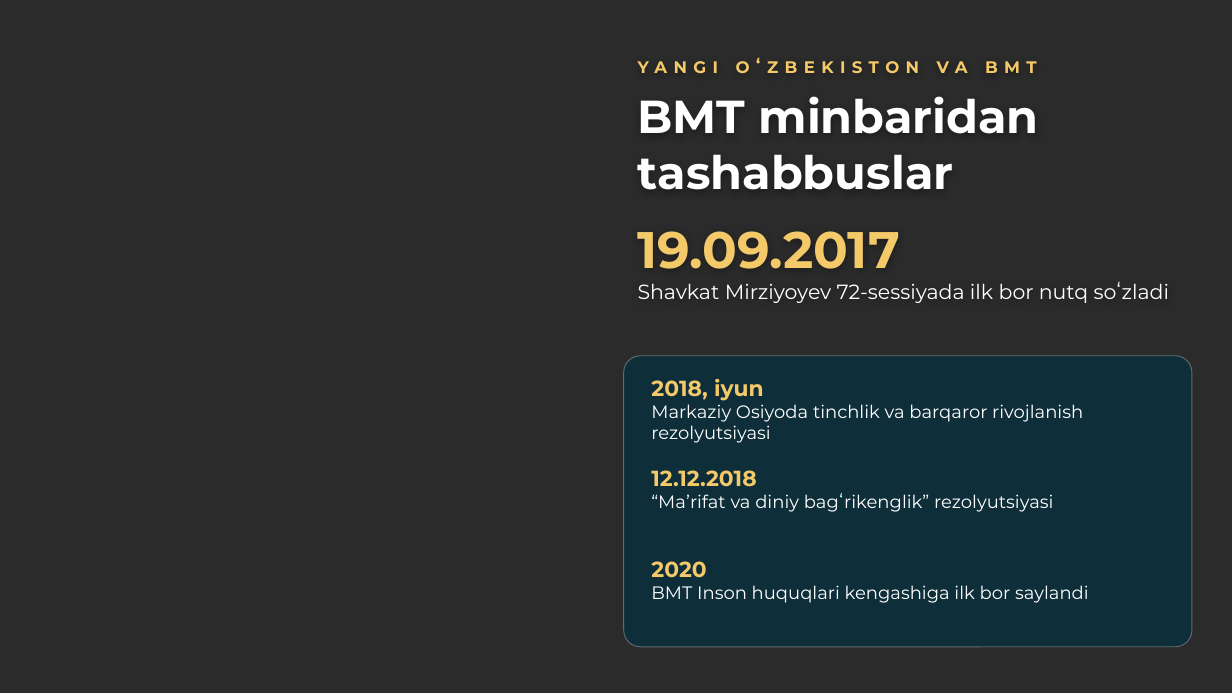
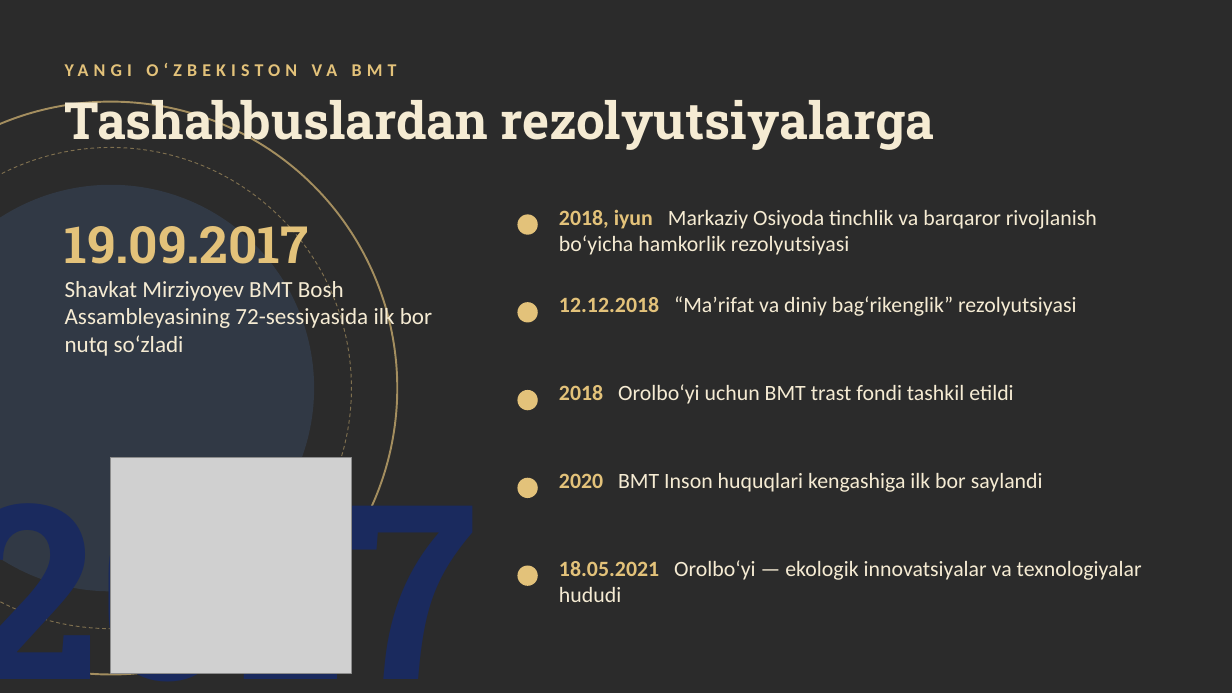
Before and after one commit to mmuhammadovv/mustaqil_ish_ay, a slide deck: slide 7 of alohida/BMT_himoya.pptx. Drawn at 1232x693 pixels with LibreOffice and Linux fonts; fonts in the diff are those of the drawing; grey boxes stand for pictures; background and template pictures are left out; a plain dark background stands for a picture behind light text. Boxes give left, top, right and bottom in pixels: in the first picture for what was removed or moved away, otherwise in the second. Text is boxed around its words. In the diff, an @@ line names an element or a change of style, - is before the commit and + after.

```diff
--- a/alohida/BMT_himoya.pptx
+++ b/alohida/BMT_himoya.pptx
@@ text "YANGI OʻZBEKISTON VA BMT": place and size @@
-text "YANGI OʻZBEKISTON VA BMT" at box(638, 57, 1037, 73)
+text "YANGI OʻZBEKISTON VA BMT" at box(312, 64, 338, 76)
@@ text "YANGI OʻZBEKISTON VA BMT" at box(312, 64, 338, 76): size 13 to 14 pt, font Montserrat to Calibri, text colour #F3C969 to #E3C27A, letter spacing 5 to 4 pt @@
@@ ellipse added at box(0, 102, 397, 675), outline #E3C27A 1.5 pt @@
@@ text added at box(65, 100, 934, 151), 40 pt, text #F5EBD3, bold @@
+Tashabbuslardan rezolyutsiyalarga
@@ text removed at box(638, 96, 1039, 190) @@
-BMT minbaridan tashabbuslar
@@ ellipse added at box(0, 148, 352, 629), outline #E3C27A 0.75 pt dashed @@
@@ ellipse added at box(0, 185, 314, 592), fill #5B92E5 at 14% opacity @@
@@ text at box(559, 209, 1097, 255): text changed; size 14 to 17 pt; font Montserrat to Calibri; text colour #FFFFFF to #F5EBD3 @@
-2018, iyun
-Markaziy Osiyoda tinchlik va barqaror rivojlanish rezolyutsiyasi
+2018, iyun Markaziy Osiyoda tinchlik va barqaror rivojlanish boʻyicha hamkorlik rezolyutsiyasi
@@ text at box(65, 216, 308, 264): font Montserrat to Roboto Slab, text colour #F3C969 to #E3C27A in "19.09.2017" @@
@@ text "19.09.2017": place and size @@
-text "19.09.2017" at box(638, 231, 1169, 303)
+text "19.09.2017" at box(65, 216, 432, 356)
@@ ellipse added at box(518, 214, 538, 235), fill #E3C27A @@
@@ text at box(65, 278, 432, 356): text changed; size 16 to 18 pt; font Montserrat to Calibri; text colour #FFFFFF to #F5EBD3 @@
-Shavkat Mirziyoyev 72-sessiyada ilk bor nutq soʻzladi
+Shavkat Mirziyoyev BMT Bosh Assambleyasining 72-sessiyasida ilk bor nutq soʻzladi
@@ text at box(559, 296, 1076, 316): text changed; size 14 to 17 pt; font Montserrat to Calibri; text colour #FFFFFF to #F5EBD3 @@
-12.12.2018
-“Maʼrifat va diniy bagʻrikenglik” rezolyutsiyasi
+12.12.2018 “Maʼrifat va diniy bagʻrikenglik” rezolyutsiyasi
@@ ellipse added at box(518, 302, 538, 323), fill #E3C27A @@
@@ rounded rectangle removed at box(624, 356, 1192, 647) @@
@@ text added at box(559, 384, 1013, 404), 17 pt, text #F5EBD3 @@
+2018 Orolboʻyi uchun BMT trast fondi tashkil etildi
@@ ellipse added at box(518, 390, 538, 410), fill #E3C27A @@
@@ text added at box(0, 456, 476, 693), 190 pt, text #1A2A5E, bold @@
+2017
@@ picture added at box(111, 457, 351, 674) @@
@@ ellipse added at box(518, 478, 538, 498), fill #E3C27A @@
@@ text at box(559, 473, 1043, 492): text changed; size 14 to 17 pt; font Montserrat to Calibri; text colour #FFFFFF to #F5EBD3 @@
-2020
-BMT Inson huquqlari kengashiga ilk bor saylandi
+2020 BMT Inson huquqlari kengashiga ilk bor saylandi
@@ ellipse added at box(518, 566, 538, 586), fill #E3C27A @@
@@ text added at box(559, 560, 1142, 602), 17 pt, text #F5EBD3 @@
+18.05.2021 Orolboʻyi — ekologik innovatsiyalar va texnologiyalar hududi
```
Also in this commit, not shown: 8 other slides changed, 1 slide removed, 3 other files.
